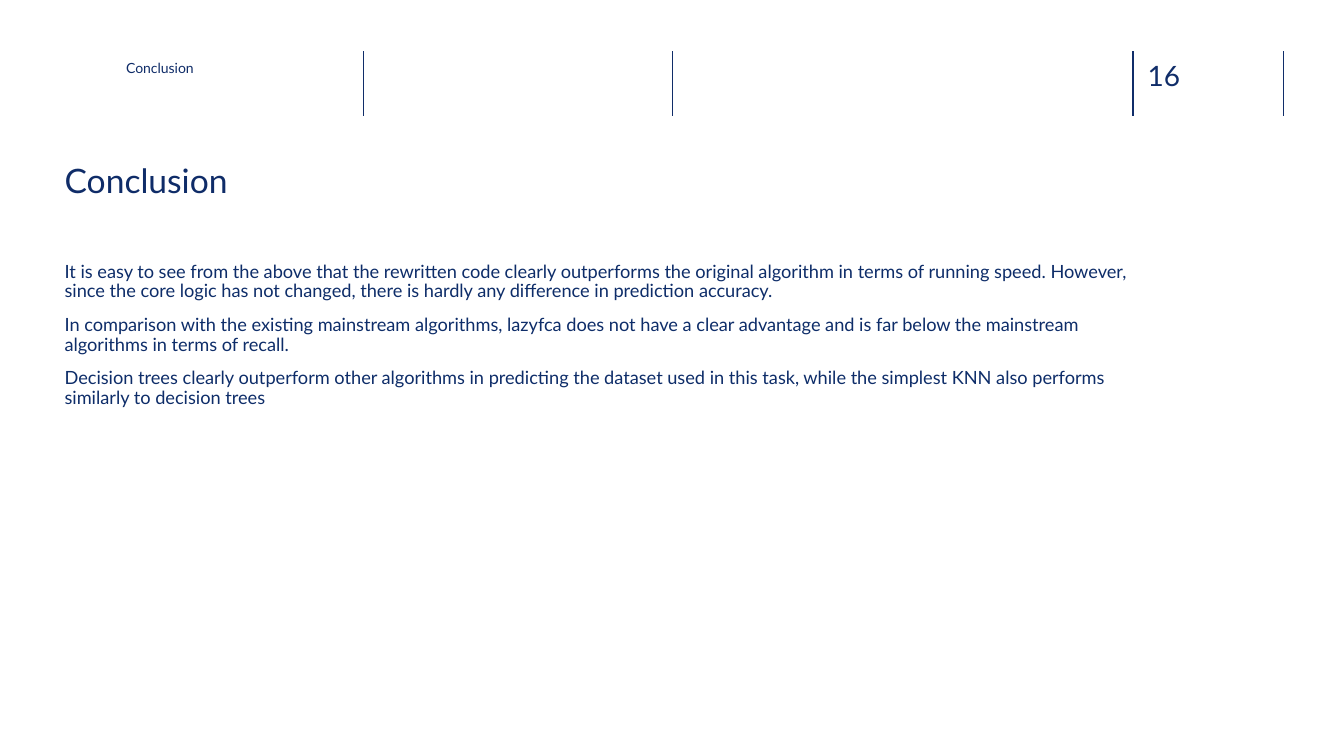
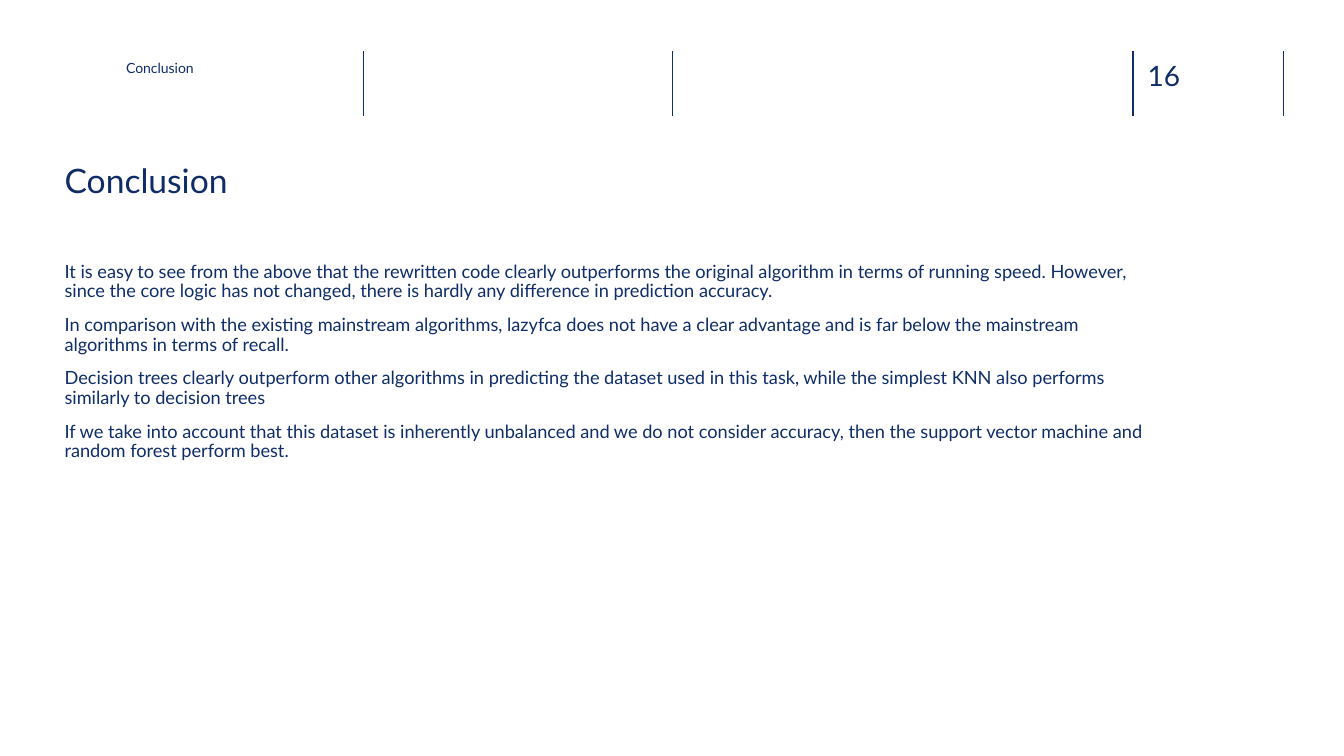
Before and after one commit to zuoxu3310/LazyFCA, a slide deck: slide 16 of Project Report on OSDA.pptx. Drawn at 1344x756 pixels with LibreOffice and Linux fonts; fonts in the diff are those of the drawing; background and template pictures are left out. Boxes give left, top, right and bottom in pixels: in the first picture for what was removed or moved away, otherwise in the second. Text is boxed around its words. In the diff, an @@ line names an element or a change of style, - is before the commit and + after.

```diff
--- a/Project Report on OSDA.pptx
+++ b/Project Report on OSDA.pptx
@@ text at (65,424,1142,460): paragraph added @@
+If we take into account that this dataset is inherently unbalanced and we do not consider accuracy, then the support vector machine and random forest perform best.
```
Also in this commit, not shown: 1 other file.
